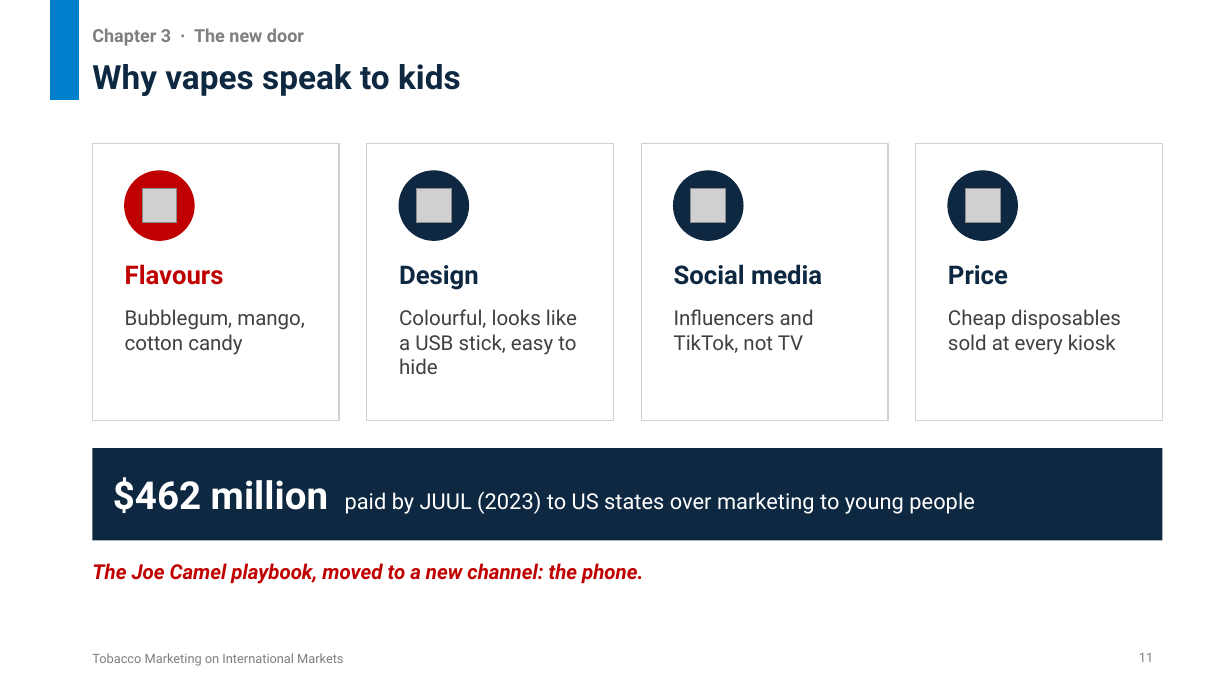
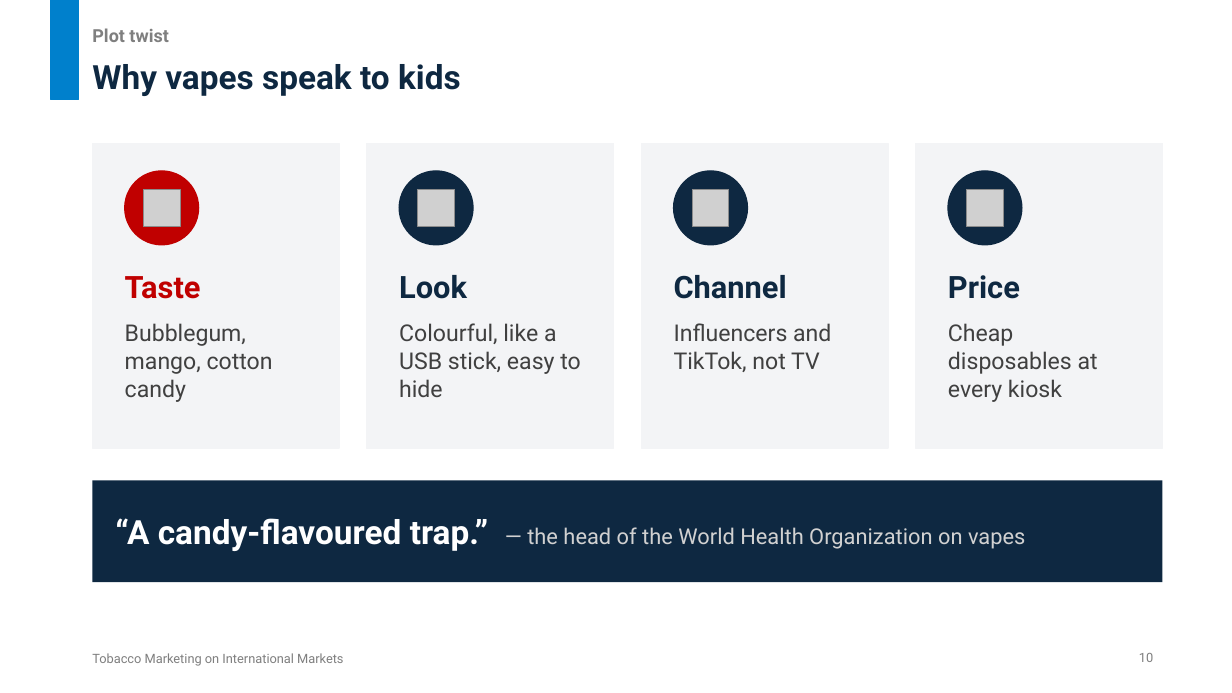
Before and after one commit to untitl333d/-frontend-slides, a slide deck: slide 10 of presentations/tobacco-marketing/Tobacco_Marketing_International_Markets.pptx (slide 11 before the commit). Drawn at 1232x693 pixels with LibreOffice and Linux fonts; fonts in the diff are those of the drawing; grey boxes stand for pictures. Boxes give left, top, right and bottom in pixels: in the first picture for what was removed or moved away, otherwise in the second. Text is boxed around its words. In the diff, an @@ line names an element or a change of style, - is before the commit and + after.

```diff
--- a/presentations/tobacco-marketing/Tobacco_Marketing_International_Markets.pptx
+++ b/presentations/tobacco-marketing/Tobacco_Marketing_International_Markets.pptx
@@ text at <box>92,28,168,42</box>: text changed @@
-Chapter 3 · The new door
+Plot twist
@@ rectangle: place and size @@
-rectangle at <box>92,143,339,421</box>
+rectangle at <box>92,143,339,448</box>
@@ rectangle: place and size @@
-rectangle at <box>367,143,614,421</box>
+rectangle at <box>367,143,614,448</box>
@@ rectangle: place and size @@
-rectangle at <box>641,143,888,421</box>
+rectangle at <box>641,143,888,448</box>
@@ fill #FFFFFF to #F3F4F6; outline #D1D1D1 1 pt to #F3F4F6 1 pt in 4 elements at <box>92,143,339,448</box>, <box>367,143,614,448</box>, <box>641,143,888,448</box>, <box>916,143,1163,448</box> @@
@@ rectangle: place and size @@
-rectangle at <box>916,143,1163,421</box>
+rectangle at <box>916,143,1163,448</box>
@@ ellipse: place and size @@
-ellipse at <box>125,171,194,240</box>
+ellipse at <box>125,171,199,245</box>
@@ ellipse: place and size @@
-ellipse at <box>399,171,469,240</box>
+ellipse at <box>399,171,473,245</box>
@@ ellipse: place and size @@
-ellipse at <box>674,171,743,240</box>
+ellipse at <box>674,171,748,245</box>
@@ ellipse: place and size @@
-ellipse at <box>948,171,1018,240</box>
+ellipse at <box>948,171,1022,245</box>
@@ text "Price": place and size @@
-text "Price" at <box>948,265,1008,285</box>
+text "Price" at <box>948,275,1020,299</box>
@@ text "Price" at <box>948,275,1020,299</box>: size 20 to 24 pt @@
@@ text at <box>125,276,201,299</box>: text changed; size 20 to 24 pt @@
-Flavours
+Taste
@@ text at <box>399,275,467,299</box>: text changed; size 20 to 24 pt @@
-Design
+Look
@@ text at <box>674,275,787,299</box>: text changed; size 20 to 24 pt @@
-Social media
+Channel
@@ text "Bubblegum, mango, cotton candy": place and size @@
-text "Bubblegum, mango, cotton candy" at <box>125,309,305,355</box>
+text "Bubblegum, mango, cotton candy" at <box>125,323,273,402</box>
@@ text "Bubblegum, mango, cotton candy" at <box>125,323,273,402</box>: size 16 to 18 pt @@
@@ text at <box>399,323,580,397</box>: text changed; size 16 to 18 pt @@
-Colourful, looks like a USB stick, easy to hide
+Colourful, like a USB stick, easy to hide
@@ text "Influencers and TikTok, not TV" at <box>674,323,831,372</box>: size 16 to 18 pt @@
@@ text "Influencers and TikTok, not TV": place and size @@
-text "Influencers and TikTok, not TV" at <box>674,309,814,353</box>
+text "Influencers and TikTok, not TV" at <box>674,323,831,372</box>
@@ text at <box>948,323,1098,402</box>: text changed; size 16 to 18 pt @@
-Cheap disposables sold at every kiosk
+Cheap disposables at every kiosk
@@ rectangle "“A candy-flavoured trap.” — the ...": place and size @@
-rectangle "“A candy-flavoured trap.” — the ..." at <box>92,448,1163,541</box>
+rectangle "“A candy-flavoured trap.” — the ..." at <box>92,481,1163,582</box>
@@ text in rectangle at <box>115,518,1025,551</box>: text changed; text colour #FFFFFF to #D1D1D1 @@
-$462 million paid by JUUL (2023) to US states over marketing to young people
+“A candy-flavoured trap.” — the head of the World Health Organization on vapes
@@ text removed at <box>92,563,643,584</box> @@
-The Joe Camel playbook, moved to a new channel: the phone.
@@ page number at <box>1139,653,1153,662</box>: text changed @@
-11
+10
```
Also in this commit, not shown: 4 other slides changed, 8 slides added, 9 slides removed, 2 other files.
